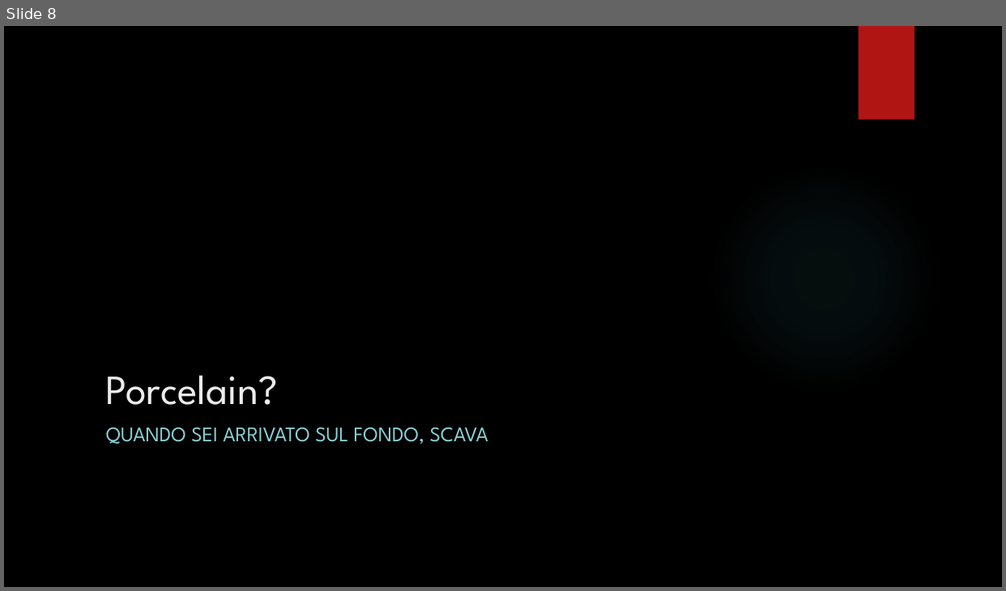
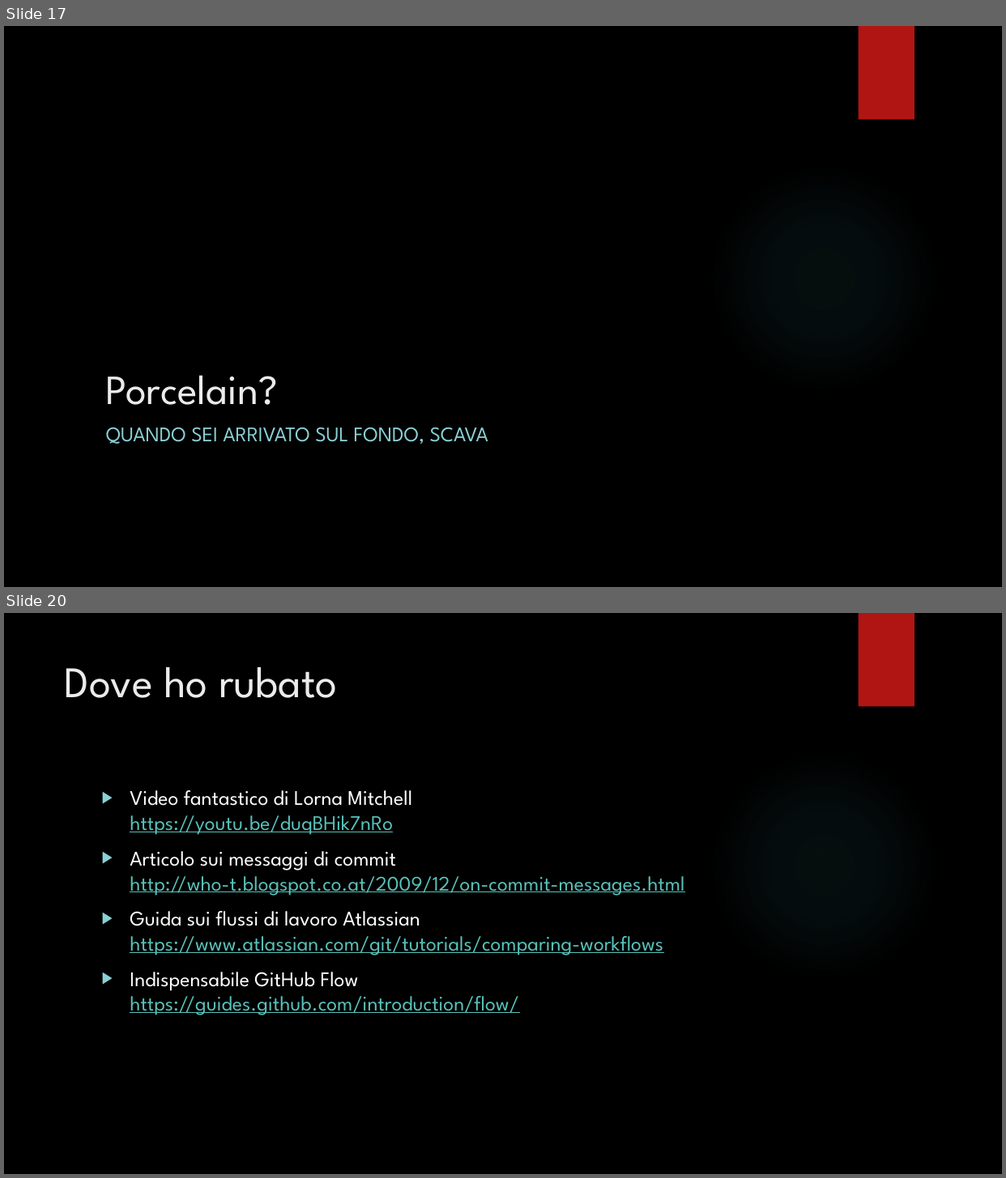
Before and after one commit to giuliocaccin/git-lo-stupido, a slide deck: Git.pptx. Shown one above the other, each under a label of ours: slide 8 before the commit, slides 17 and 20 after it; the slides between them are not shown. The pictures are 1006x591 and 1006x1178 pixels, drawn with LibreOffice and Linux fonts; fonts in the diff are those of the drawing; background and template pictures are left out. Boxes give left, top, right and bottom in pixels: in the first picture for what was removed or moved away, otherwise in the second. Text is boxed around its words. In the diff, an @@ line names an element or a change of style, - is before the commit and + after.

```diff
--- a/Git.pptx
+++ b/Git.pptx
@@ slide 20 added at (4, 613, 1002, 1174), background picture (left out); not listed: 2 template elements that a slide beside it also shows @@
@@ title added at (65, 667, 338, 698), 42 pt, text #EBEBEB @@
+Dove ho rubato
@@ text added at (130, 790, 684, 1016), 20 pt, text #58C1BA, underline @@
+▶ Video fantastico di Lorna Mitchell
+  https://youtu.be/duqBHik7nRo
+▶ Articolo sui messaggi di commit
+  http://who-t.blogspot.co.at/2009/12/on-commit-messages.html
+▶ Guida sui flussi di lavoro Atlassian
+  https://www.atlassian.com/git/tutorials/comparing-workflows
+▶ Indispensabile GitHub Flow
+  https://guides.github.com/introduction/flow/
@@ what was slide 8 is now slide 17 @@
```
Also in this commit, not shown: 12 other slides added, 1 slide removed, 11 other files.
